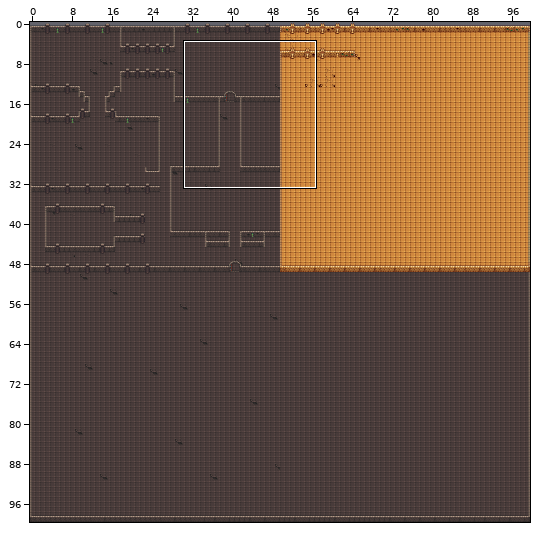
An edit to a level. Tiled map, src/app/dungeon/resources/dungeon.tmx. Above, an overview of the earlier version with the close-up marked.
Close-up. Old version:
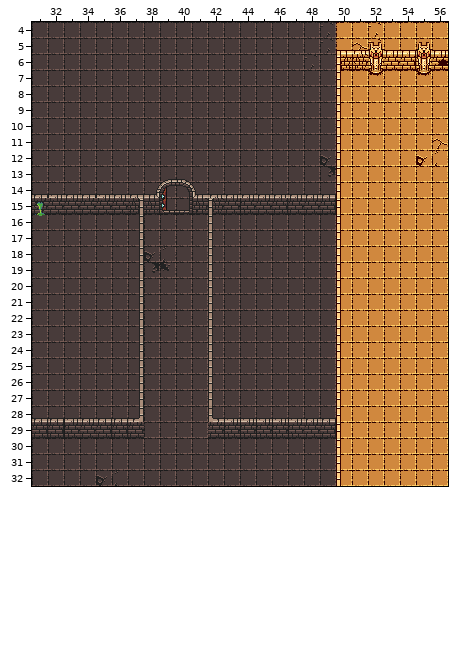
Cells are 16x16 px. Shown: x 31..56, y 4..32. The commit also changed other parts of the map, which this record leaves out.
The result:
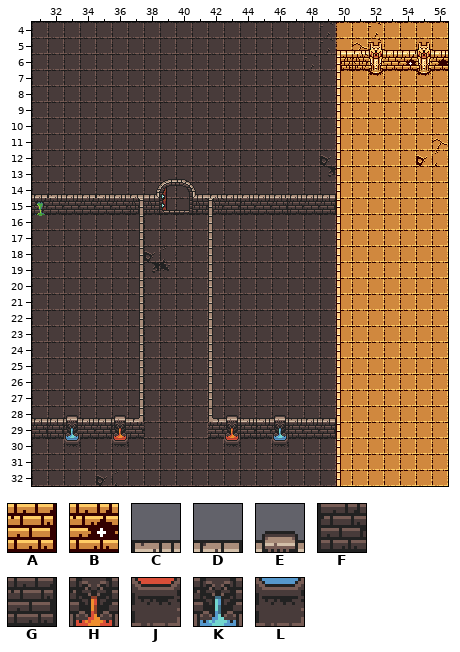
Key: from "dessert_dungeon": A 12, B 66; from "dungeon": C 1, D 3, E 4, F 11, G 13, H 14, J 24, K 34, L 44.
_ is an empty cell.
Tiles replaced or removed in this view: A, C, D, F, G.
Changes in this commit:
Changed rows in their new state; . is an unchanged cell.
Layer "Walls":
first column x 54:
 6 B
first column x 33:
28 E..E......E..E
29 K..H......H..K
30 L..J......J..L
